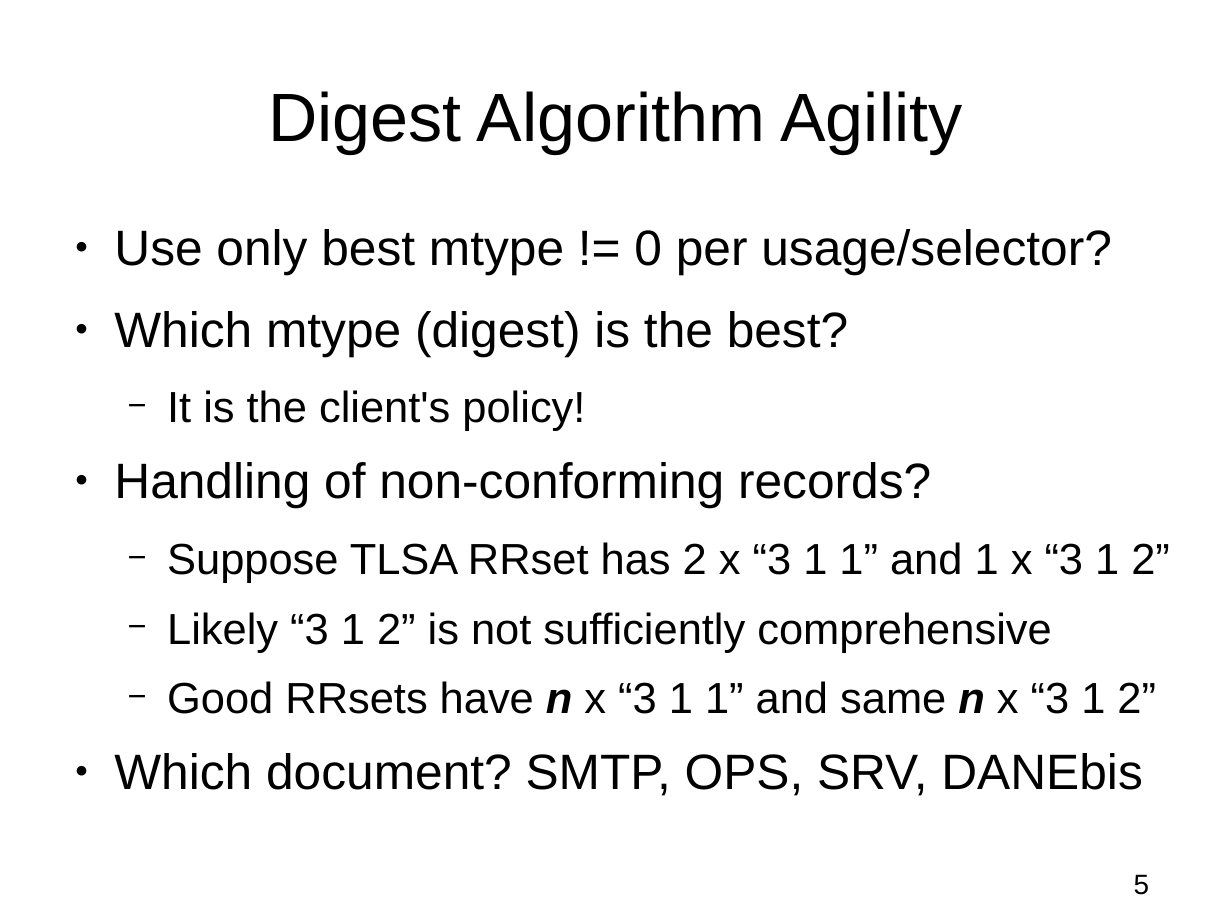
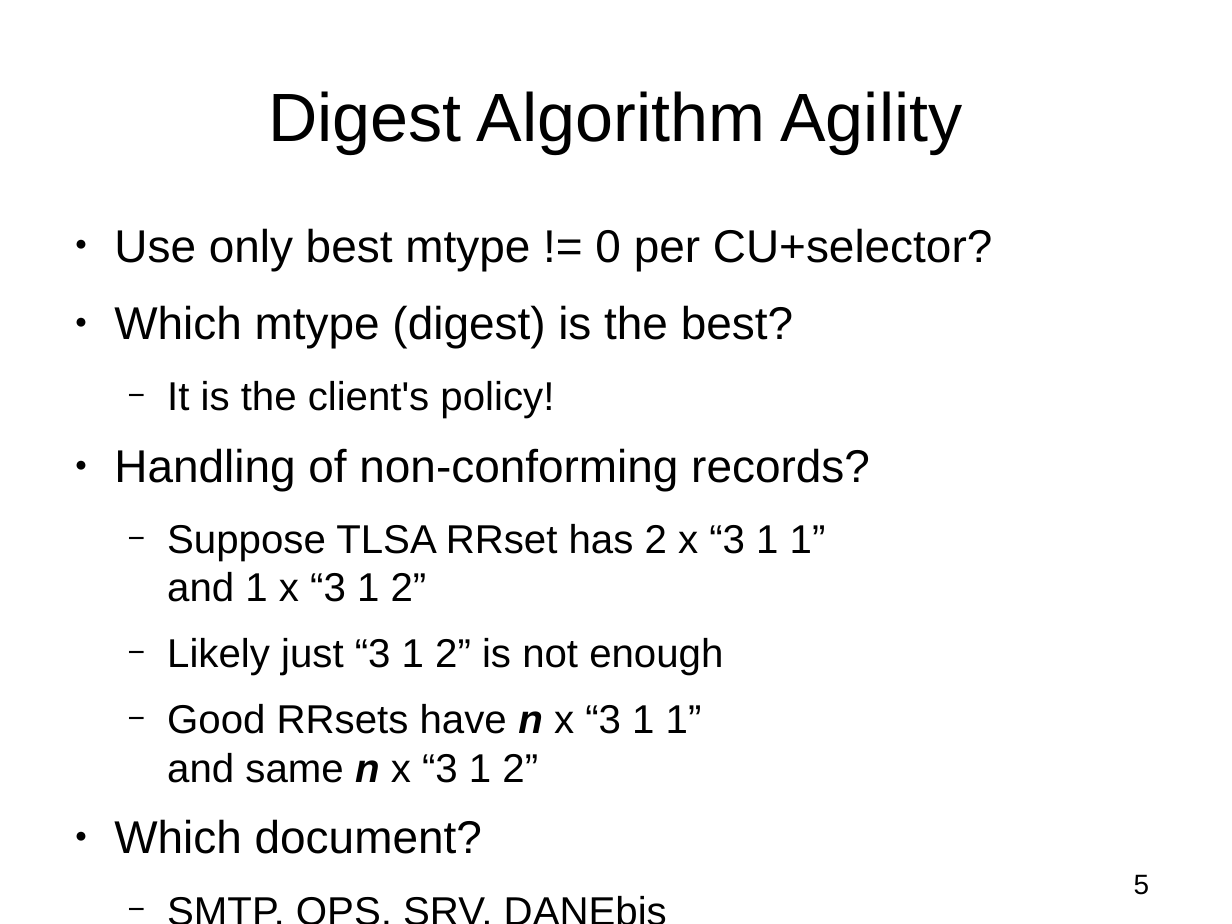
Before and after one commit to vdukhovni/ietf, a slide deck: slide 5 of DANE-SMTP.odp. Drawn at 1232x924 pixels with LibreOffice and Linux fonts; fonts in the diff are those of the drawing. Boxes give left, top, right and bottom in pixels: in the first picture for what was removed or moved away, otherwise in the second. Text is boxed around its words. In the diff, an @@ line names an element or a change of style, - is before the commit and + after.

```diff
--- a/DANE-SMTP.odp
+++ b/DANE-SMTP.odp
@@ text at box(114, 228, 993, 271): text changed; size 32 to 29.6 pt @@
-● Use only best mtype != 0 per usage/selector?
+● Use only best mtype != 0 per CU+selector?
@@ text at box(114, 305, 870, 783): size 32 to 29.6 pt in "Which mtype (digest) is the best?", "Handling of non-conforming records?"; size 28 to 25.9 pt in "It is the client's policy!", "Suppose TLSA RRset has 2 x “3 ...", "Good RRsets have n x “3 1 ..." @@
@@ text at box(167, 638, 723, 675): text changed; size 28 to 25.9 pt @@
-  − Likely “3 1 2” is not sufficiently comprehensive
+  − Likely just “3 1 2” is not enough
@@ text at box(114, 819, 482, 854): text changed; size 32 to 25.9 pt @@
-● Which document? SMTP, OPS, SRV, DANEbis
+● Which document?
+  − SMTP, OPS, SRV, DANEbis
```
Also in this commit, not shown: 7 other slides changed.
